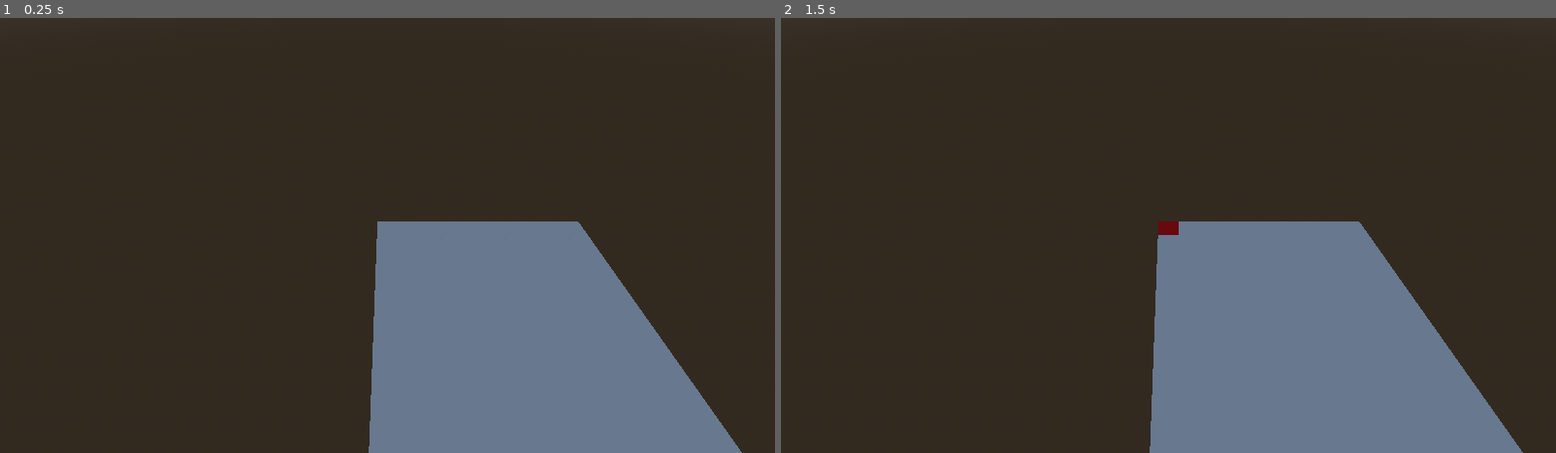
Above: before the commit, frames 1-2 (left to right).
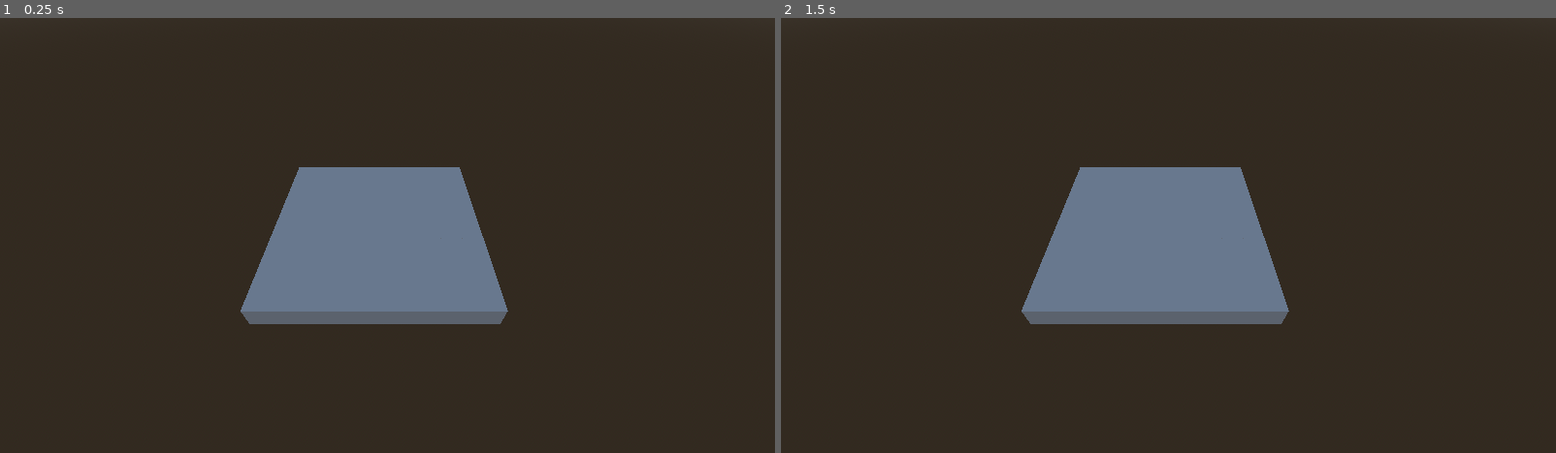
Above: after the commit, the same moments.

Repository: Squix/scientific_game_jam_26
Game: Godot game, scene res://scenes/game.tscn
Two runs of this game, one before a commit and one after it. Both use one fixed random seed, a clock stepped at 60 frames per second and the inputs below. This scene is started directly instead of the project's main scene.
Inputs (mouse positions are in pixels of both pictures, inside the frame that each line leads up to):
- Up to frame 1 (0.25 s): no input
- Up to frame 2 (1.5 s): tap Enter at 0.5 s; move the mouse to (1339, 213) at 0.52 s; press the mouse at (1339, 213) at 0.53 s; tap Space at 1.25 s; move the mouse to (1013, 257) at 1.27 s; release the mouse at (1013, 257) at 1.28 s; click (1013, 257) at 1.35 s

The runs differ from the first frame. In frame 1, 23% of the frame differs, in the area x 31-96%, y 34-100%; in frame 2, 23%.

Commit message:
Feat : Player Input and gridSpace helper

Diff:
--- a/scenes/game.tscn
+++ b/scenes/game.tscn
@@ -1,5 +1,6 @@
 [gd_scene format=3 uid="uid://x087nrpv8w63"]
 
+[ext_resource type="Script" uid="uid://doy0waosju62a" path="res://script/playerInput.gd" id="1_lnu2h"]
 [ext_resource type="Script" uid="uid://btl7inol7jdgb" path="res://script/map.gd" id="1_uwrxv"]
 [ext_resource type="Script" uid="uid://cs488lmt1w238" path="res://script/playerPhase.gd" id="1_yqjtg"]
 
@@ -14,9 +15,12 @@
 
 [node name="Game" type="Node3D" unique_id=586767268]
 
-[node name="Node" type="Node" parent="." unique_id=1760328605]
+[node name="PlayerInput" type="Node" parent="." unique_id=806826451]
+script = ExtResource("1_lnu2h")
 
-[node name="PlayerPhase" type="Node" parent="Node" unique_id=83167491]
+[node name="Sequence" type="Node" parent="." unique_id=1760328605]
+
+[node name="PlayerPhase" type="Node" parent="Sequence" unique_id=83167491]
 script = ExtResource("1_yqjtg")
 
 [node name="MainCamera" type="Camera3D" parent="." unique_id=1192955099]
@@ -26,4 +30,5 @@
 current = true
 
 [node name="Map" type="Node3D" parent="." unique_id=1799476755]
+unique_name_in_owner = true
 script = ExtResource("1_uwrxv")
--- a/script/map.gd
+++ b/script/map.gd
@@ -7,12 +7,17 @@
 
 var cellScene = preload("res://scenes/cell.tscn")
 
-func getCell(_x:int , _z:int) -> Cell:
+func getCellSafe(_x:int , _z:int):
+	if _x >=0 and _x < width and _z >= 0 and _z<height:
+		return mapArray[width*_z + _x]
+	return null
+
+func getCellUnsafe(_x:int , _z:int) -> Cell:
 	return mapArray[width*_z + _x]
 
 func initMap() -> void:
-	for _x in range(width):
-		for _z in range (height):
+	for _z in range (height):
+		for _x in range(width):
 			mapArray.push_back(instantiateCell(_x,_z))
 
 func instantiateCell (_x:int, _z:int) -> Cell :
@@ -22,12 +27,13 @@
 	add_child(cellInstance)
 	return cellInstance
 
+func worldPosToCellCoord(_position: Vector3) -> Vector2i:
+	var localPos = _position -  position
+	return Vector2i(localPos.x,ceil(localPos.z))
+
 # Called when the node enters the scene tree for the first time.
 func _ready() -> void:
 	initMap()
+	position.x = -width/2
+	position.z = -height/2
 	pass # Replace with function body.
-
-
-# Called every frame. 'delta' is the elapsed time since the previous frame.
-func _process(delta: float) -> void:
-	pass
--- /dev/null
+++ b/script/playerInput.gd
@@ -0,0 +1,27 @@
+extends Node
+
+var mouseScreenPos: Vector2 = Vector2()
+var mouseWorldPos: Vector3 = Vector3()
+
+# Called when the node enters the scene tree for the first time.
+func _ready() -> void:
+	pass # Replace with function body.
+
+# Called every frame. 'delta' is the elapsed time since the previous frame.
+func _process(delta: float) -> void:
+	mouseScreenPos = get_viewport().get_mouse_position()
+	var result = getWorldPosFromScreen(mouseScreenPos)
+	if(result):
+		mouseWorldPos = getWorldPosFromScreen(mouseScreenPos)
+
+func getWorldPosFromScreen(_position: Vector2):
+	var from = %"MainCamera".project_ray_origin(_position)
+	var to = %MainCamera.project_ray_normal(_position)
+	return Plane.PLANE_XZ.intersects_ray(from,to)
+
+func _input(event):
+	if event.is_action_pressed("click"):
+		onClick(event.position)
+
+func onClick(_position: Vector2):
+	pass
--- a/script/playerPhase.gd
+++ b/script/playerPhase.gd
@@ -1,33 +1 @@
 extends Node
-
-var mouseScreenPos: Vector2 = Vector2()
-var mouseWorldPos: Vector3 = Vector3()
-
-# Called when the node enters the scene tree for the first time.
-func _ready() -> void:
-	pass # Replace with function body.
-
-# Called every frame. 'delta' is the elapsed time since the previous frame.
-func _process(delta: float) -> void:
-	mouseScreenPos = get_viewport().get_mouse_position()
-	var result = getWorldPosFromScreen(mouseScreenPos)
-	if(result):
-		mouseWorldPos = getWorldPosFromScreen(mouseScreenPos)
-
-func getWorldPosFromScreen(_position: Vector2):
-	var from = %"MainCamera".project_ray_origin(_position)
-	var to = %MainCamera.project_ray_normal(-_position)
-	print(from)
-	print(to)
-	return Plane.PLANE_XZ.intersects_ray(from,to)
-
-
-func _input(event):
-	if event.is_action_pressed("click"):
-		onClick(event.position)
-
-
-
-func onClick(_position: Vector2):
-	$"../../Map".getCell(mouseWorldPos.x,mouseWorldPos.z).KillColza()
-	pass
Not shown, added: script/playerInput.gd.uid
